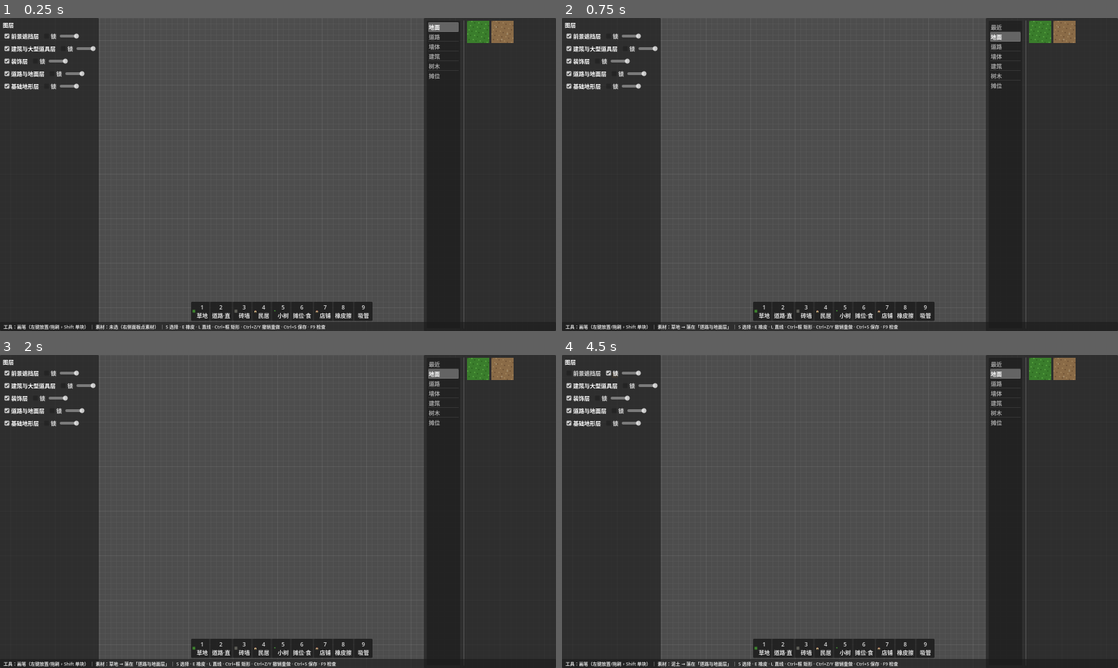
Above: before the commit, frames 1-4 (two rows, left to right).
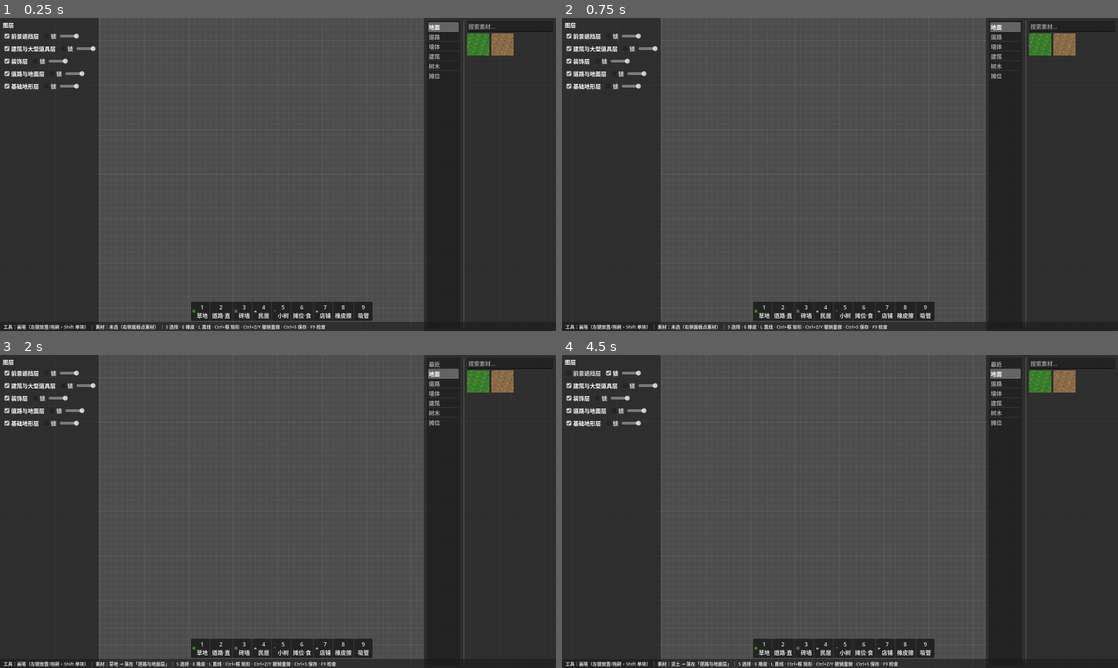
Above: after the commit, the same moments.

Repository: Xeehho/tilemason
Game: Godot game, scene res://scenes/main.tscn
Two runs of this game, one before a commit and one after it. Both use one fixed random seed, a clock stepped at 60 frames per second and the inputs below.
Inputs (mouse positions are in pixels of both pictures, inside the frame that each line leads up to):
- Up to frame 1 (0.25 s): no input
- Up to frame 2 (0.75 s): click (1040, 30) at 0.52 s
- Up to frame 3 (2 s): click (478, 380) at 1.27 s
- Up to frame 4 (4.5 s): click (1062, 367) at 2.02 s; click (1062, 380) at 2.77 s; click "前景遮挡层" at 3.5 s; click "锁" at 4.25 s

The runs differ from the first frame. In frame 1, 0.7% of the frame differs, in the area x 84-100%, y 0-12%; in frame 2, 1.6%, in the area x 19-100%, y 0-100%; in frame 3, 0.7%; in frame 4, 0.7%.

Commit message:
feat: 素材面板搜索框（§6.1 搜索）
- 面板顶部新增搜索输入框，按名称/素材 id 包含匹配实时过滤当前
  分类网格（虚拟分类「最近/★收藏」同样生效），空结果显示占位提示
- 验证：check-only 通过、冒烟通过、窗口实测零脚本错误、截图像素
  9/9 重跑

Co-authored-by: GLM <noreply@z.ai>

Diff:
--- a/src/ui/asset_panel.gd
+++ b/src/ui/asset_panel.gd
@@ -21,6 +21,7 @@
 var _empty_hint: Label
 var _selected: TextureButton
 var _buttons := {} # asset_id -> TextureButton（当前分类网格内的按钮）
+var _search_box: LineEdit # 搜索框（过滤当前分类，§6.1 搜索）
 var _recent_ids: Array = [] # 最近使用（虚拟分类「最近」）
 var _favorite_ids: Array = [] # 收藏（虚拟分类「★收藏」，F 键切换）
 var _thumbs := {} # asset_id -> ImageTexture（整数倍缩放后的缩略图）
@@ -79,6 +80,14 @@
 	box.size_flags_horizontal = Control.SIZE_EXPAND_FILL
 	box.add_theme_constant_override("separation", 4)
 	scroll.add_child(box)
+
+	var search := LineEdit.new()
+	search.placeholder_text = "搜索素材…"
+	search.right_icon = null
+	search.text_changed.connect(func(_t: String) -> void:
+		_on_search_changed())
+	box.add_child(search)
+	_search_box = search
 
 	_grid = GridContainer.new()
 	_grid.columns = 3
@@ -123,6 +132,11 @@
 	_category_list.select(0)
 	_category_list.item_selected.emit(0)
 
+## 搜索词变化：重刷当前分类网格
+func _on_search_changed() -> void:
+	if _category_list.get_selected_items().size() > 0:
+		_on_category_selected(_category_list.get_selected_items()[0])
+
 ## 外部注入最近使用清单（虚拟分类「最近」内容）
 func set_recent(ids: Array) -> void:
 	_recent_ids = ids.duplicate()
@@ -151,6 +165,15 @@
 				assets.append(asset)
 	else:
 		assets = _library.get_assets_by_category(category)
+	# 搜索过滤（§6.1）：按名称/素材 id 包含匹配，虚拟分类同样生效
+	var keyword := _search_box.text.strip_edges().to_lower()
+	if not keyword.is_empty():
+		var filtered := []
+		for asset in assets:
+			var name_l := str((asset as Dictionary)["name"]).to_lower()
+			if name_l.find(keyword) >= 0 or str((asset as Dictionary)["id"]).to_lower().find(keyword) >= 0:
+				filtered.append(asset)
+		assets = filtered
 	_empty_hint.visible = assets.is_empty()
 	for asset in assets:
 		var btn := _make_thumb_button(asset as Dictionary)
